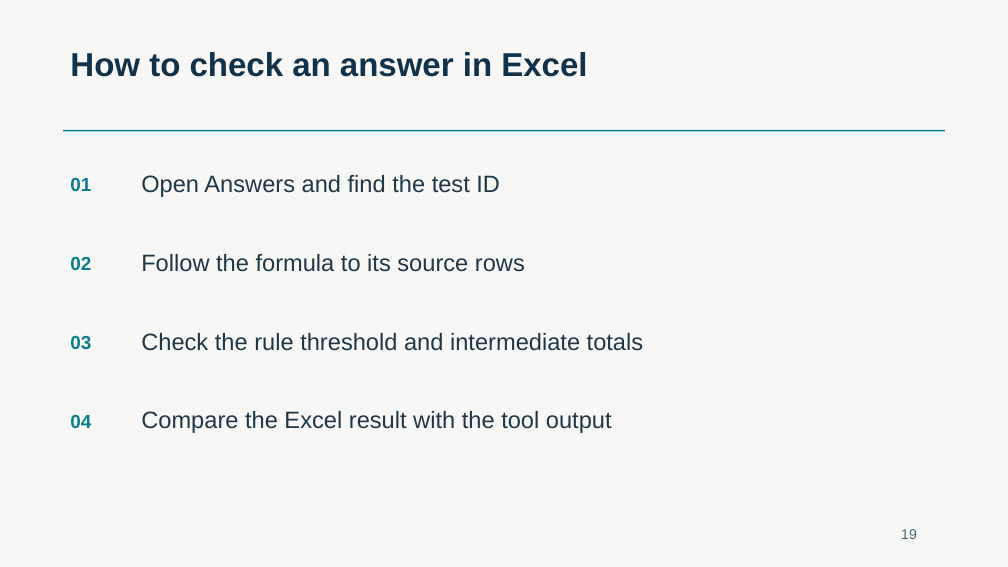
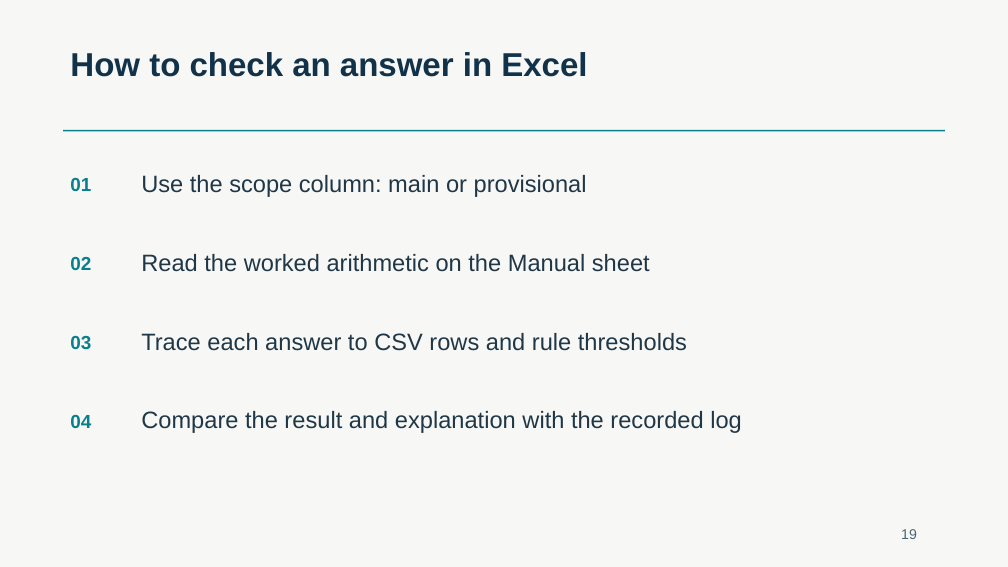
Before and after one commit to HaHiepThanh/mcp-ts, a slide deck: slide 19 of phase2/runs/khoa/MCP-TS-SDK-phase2.pptx. Drawn at 1008x567 pixels with LibreOffice and Linux fonts; fonts in the diff are those of the drawing. Boxes give left, top, right and bottom in pixels: in the first picture for what was removed or moved away, otherwise in the second. Text is boxed around its words. In the diff, an @@ line names an element or a change of style, - is before the commit and + after.

Commit message:
fix(phase2): isolate provisional finance cases and make Khoa runs reproducible

```diff
--- a/phase2/runs/khoa/MCP-TS-SDK-phase2.pptx
+++ b/phase2/runs/khoa/MCP-TS-SDK-phase2.pptx
@@ text at box(141, 175, 587, 197): text changed @@
-Open Answers and find the test ID
+Use the scope column: main or provisional
@@ text at box(141, 254, 650, 272): text changed @@
-Follow the formula to its source rows
+Read the worked arithmetic on the Manual sheet
@@ text at box(141, 333, 687, 351): text changed @@
-Check the rule threshold and intermediate totals
+Trace each answer to CSV rows and rule thresholds
@@ text at box(141, 411, 742, 433): text changed @@
-Compare the Excel result with the tool output
+Compare the result and explanation with the recorded log
```
Also in this commit, not shown: 15 other slides changed, 30 other files.
